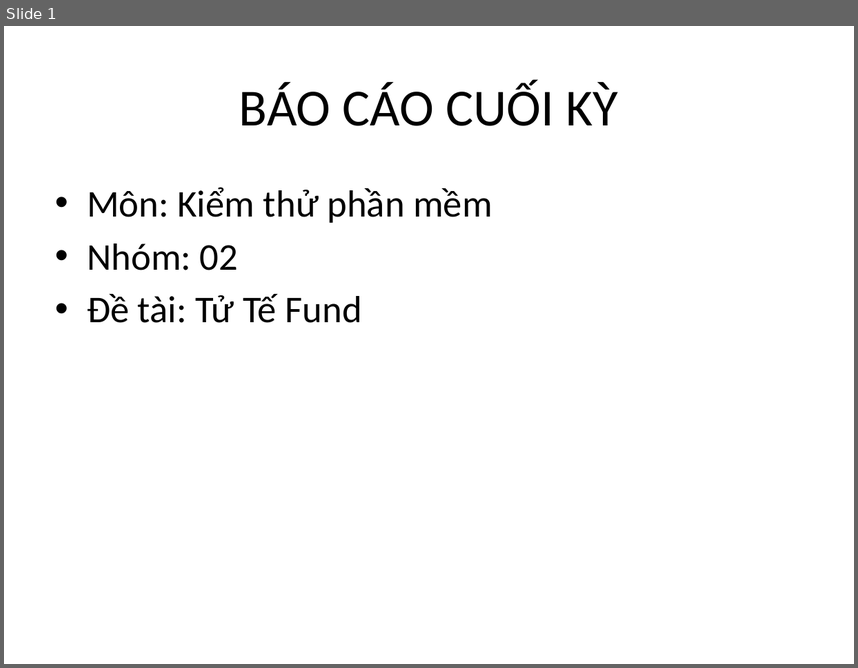
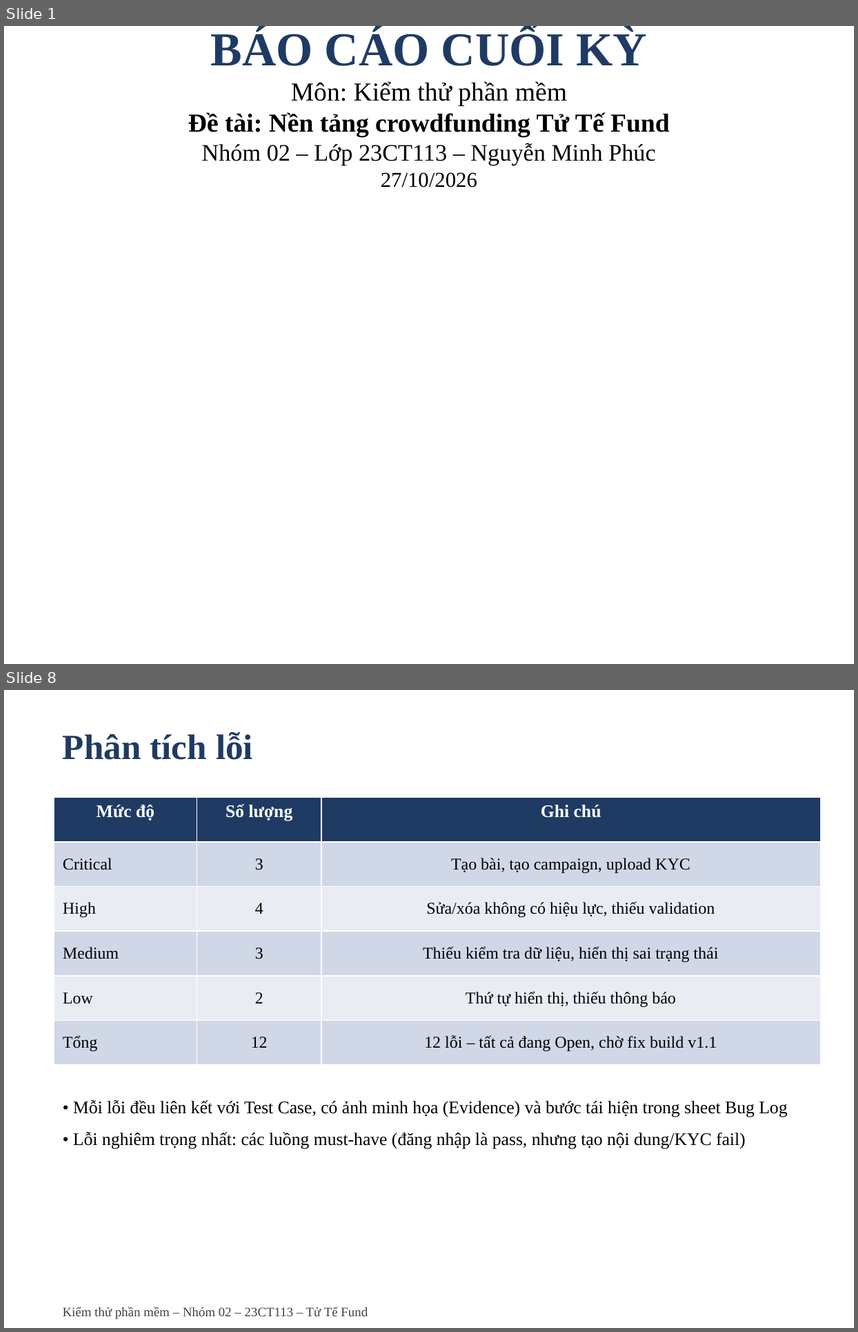
Before and after one commit to Escanor292/test, a slide deck: 23CT113_Nhom02_NenTangCrowdfunding(TuTeFund)/Word+ppt Báo Cáo/Ppt Báo cáo Nhóm 2 - 23CT113.pptx. Shown one above the other, each under a label of ours: slide 1 before the commit, slides 1 and 8 after it; the slides between them are not shown. The pictures are 858x668 and 858x1332 pixels, drawn with LibreOffice and Linux fonts; fonts in the diff are those of the drawing. Boxes give left, top, right and bottom in pixels: in the first picture for what was removed or moved away, otherwise in the second. Text is boxed around its words. In the diff, an @@ line names an element or a change of style, - is before the commit and + after.

```diff
--- a/23CT113_Nhom02_NenTangCrowdfunding(TuTeFund)/Word+ppt Báo Cáo/Ppt Báo cáo Nhóm 2 - 23CT113.pptx
+++ b/23CT113_Nhom02_NenTangCrowdfunding(TuTeFund)/Word+ppt Báo Cáo/Ppt Báo cáo Nhóm 2 - 23CT113.pptx
@@ slide 8 added at bbox=[4, 690, 854, 1328], background #FFFFFF @@
@@ text added at bbox=[63, 732, 253, 760], 30 pt, text #1F3B63, bold @@
+Phân tích lỗi
@@ table added at bbox=[54, 797, 821, 1065], 6 rows, 3 columns @@
+Mức độ | Số lượng | Ghi chú
+Critical | 3 | Tạo bài, tạo campaign, upload KYC
+High | 4 | Sửa/xóa không có hiệu lực, thiếu validation
+Medium | 3 | Thiếu kiểm tra dữ liệu, hiển thị sai trạng thái
+Low | 2 | Thứ tự hiển thị, thiếu thông báo
+Tổng | 12 | 12 lỗi – tất cả đang Open, chờ fix build v1.1
@@ text added at bbox=[73, 1100, 787, 1149], 15 pt, text #000000 @@
+• Mỗi lỗi đều liên kết với Test Case, có ảnh minh họa (Evidence) và bước tái hiện trong sheet Bug Log
+• Lỗi nghiêm trọng nhất: các luồng must-have (đăng nhập là pass, nhưng tạo nội dung/KYC fail)
@@ text added at bbox=[63, 1306, 368, 1319], 11 pt, text #404040 @@
+Kiểm thử phần mềm – Nhóm 02 – 23CT113 – Tử Tế Fund
@@ slide 1 changed as well @@
@@ title at bbox=[211, 28, 647, 66]: size 44 to 40 pt, font Calibri to Times New Roman, text colour #000000 to #1F3B63, bold on in "BÁO CÁO CUỐI KỲ" @@
@@ title at bbox=[188, 81, 670, 187]: paragraphs added @@
+Môn: Kiểm thử phần mềm
+Đề tài: Nền tảng crowdfunding Tử Tế Fund
+Nhóm 02 – Lớp 23CT113 – Nguyễn Minh Phúc
+27/10/2026
@@ text removed at bbox=[87, 187, 493, 323] @@
-• Môn: Kiểm thử phần mềm
-• Nhóm: 02
-• Đề tài: Tử Tế Fund
```
Also in this commit, not shown: 9 other slides added, 5 slides removed, 4 other files.
